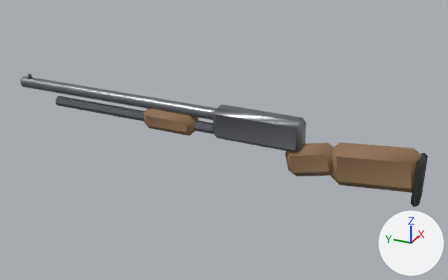
One commit to the glTF model public/assets/models/shotgun.glb: the scene before it, then after it.
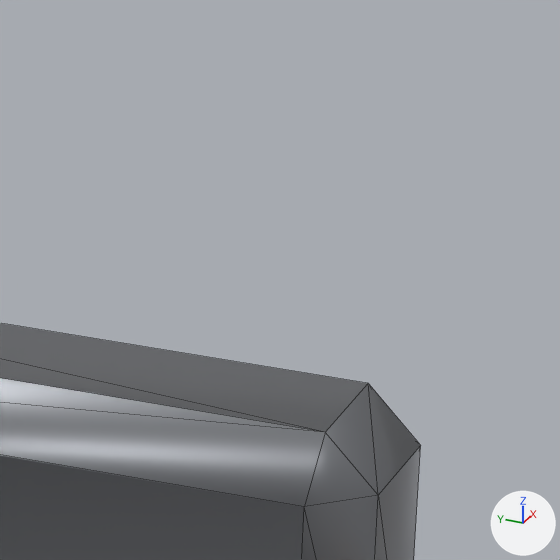
The first picture shows the older version from a 50 mm camera at (-1.126, -0.397, 0.551) aimed at (0.015, 0.116, -0.02). The close-ups show the older and then the newer version on the part from 60% to 71% of the width and 30% to 47% of the height of that picture. Only the edits that show in the close-ups are written down. The lights are fixed; the arrows at lower right show +X, +Y and +Z. The close-ups show mesh edges as thin lines. Where no turn or scale is listed for an object, it has been applied to the vertices.

Objects in the first close-up: 'body'.
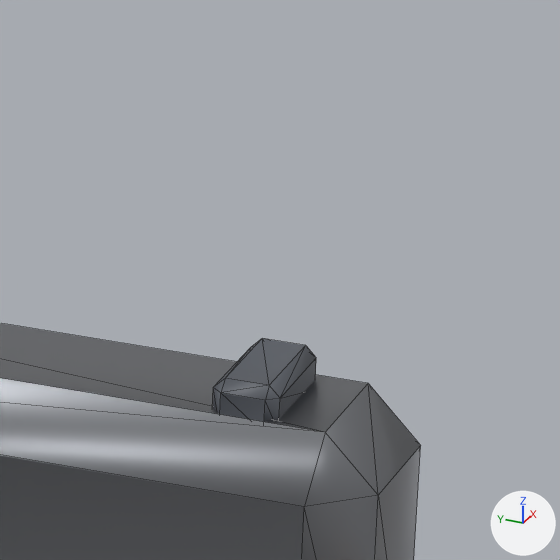
Pixel boxes [x1, y1, x2, y2] of what changed, in the close-ups (560 x 560 px):
'sight_rear', added: after [212, 338, 316, 422]

What the commit changed:
Mesh me_cube_007 is new.
It has 24 vertices, 44 faces and spans x -0.012..0.012, y -0.006..0.006, z -0.005..0.005.
It uses material mat_td_steel_painted (dark grey #595d65).
Object 'sight_rear' (ob_sight_rear) is new; it shows me_cube_007.
Its location is (0.0, -0.045, 0.066).
